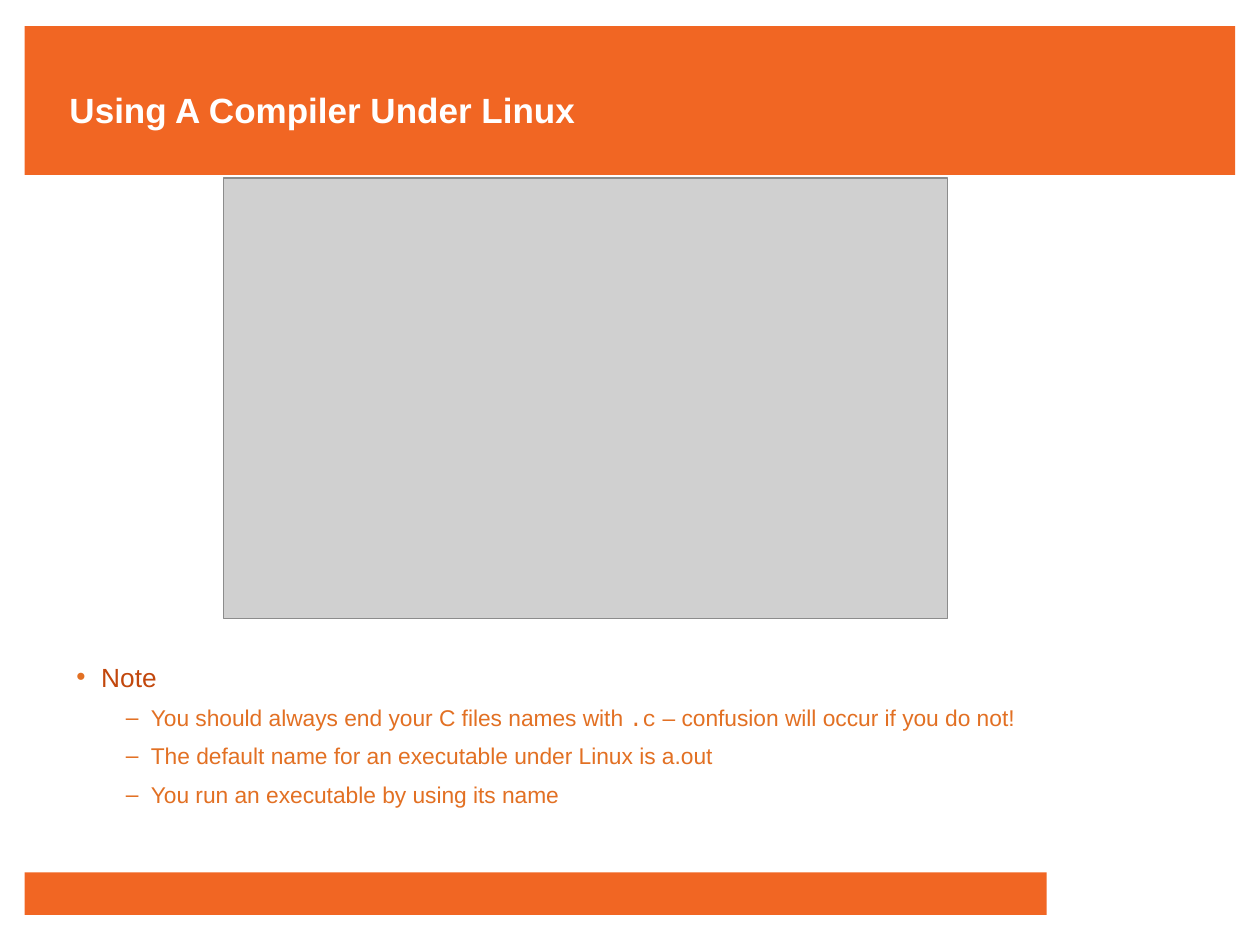
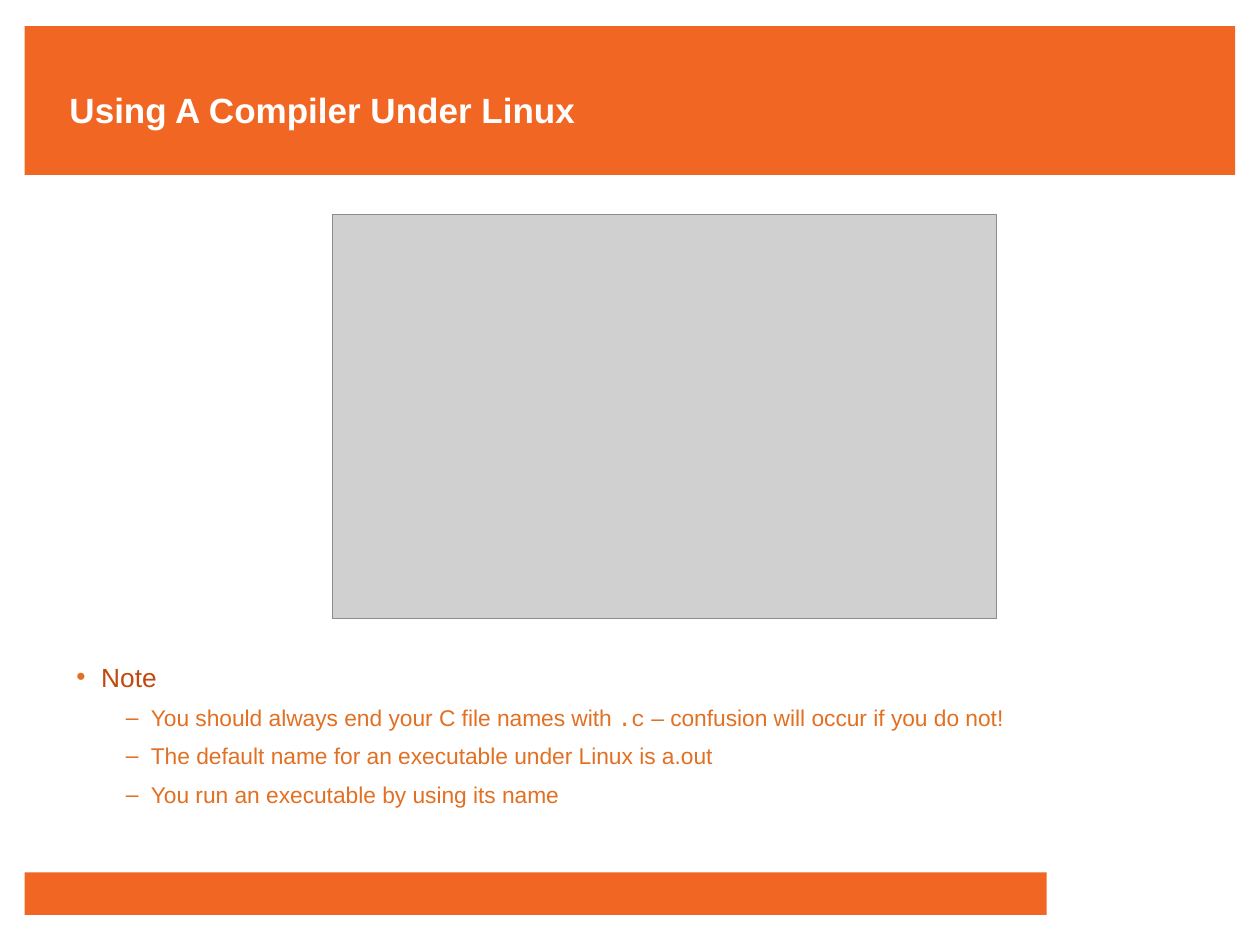
Before and after one commit to francisjudd/CWM-HPC, a slide deck: slide 8 of Lectures/pptx/3_Lecture_three.pptx. Drawn at 1260x945 pixels with LibreOffice and Linux fonts; fonts in the diff are those of the drawing; grey boxes stand for pictures; background and template pictures are left out. Boxes give left, top, right and bottom in pixels: in the first picture for what was removed or moved away, otherwise in the second. Text is boxed around its words. In the diff, an @@ line names an element or a change of style, - is before the commit and + after.

```diff
--- a/Lectures/pptx/3_Lecture_three.pptx
+++ b/Lectures/pptx/3_Lecture_three.pptx
@@ picture: place and size @@
-picture at [224, 178, 948, 619]
+picture at [333, 214, 997, 619]
@@ text at [151, 709, 1003, 731]: text changed @@
-  – You should always end your C files names with .c – confusion will occur if you do not!
+  – You should always end your C file names with .c – confusion will occur if you do not!
```
Also in this commit, not shown: 14 other slides changed, 12 other files.
